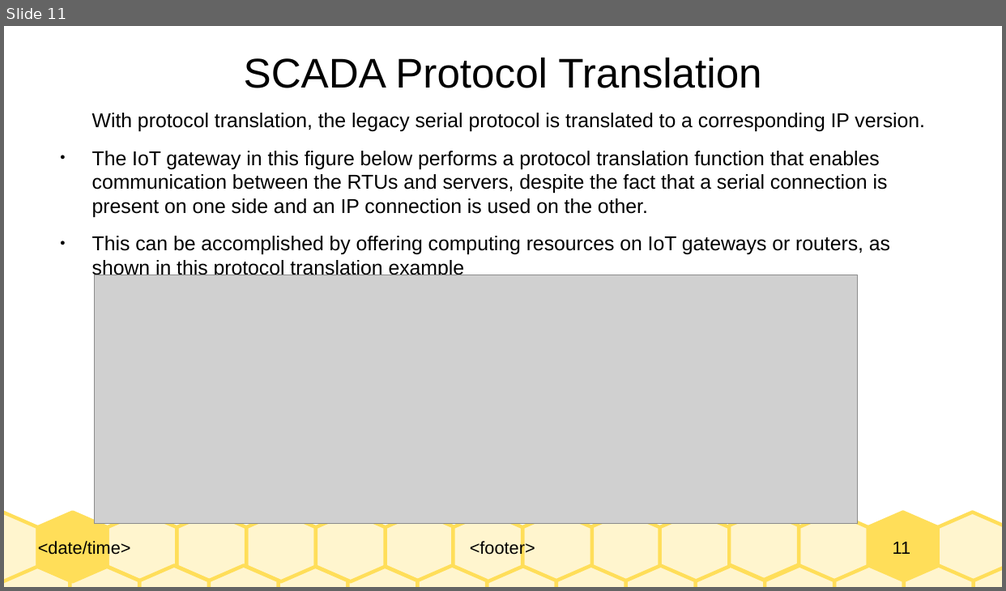
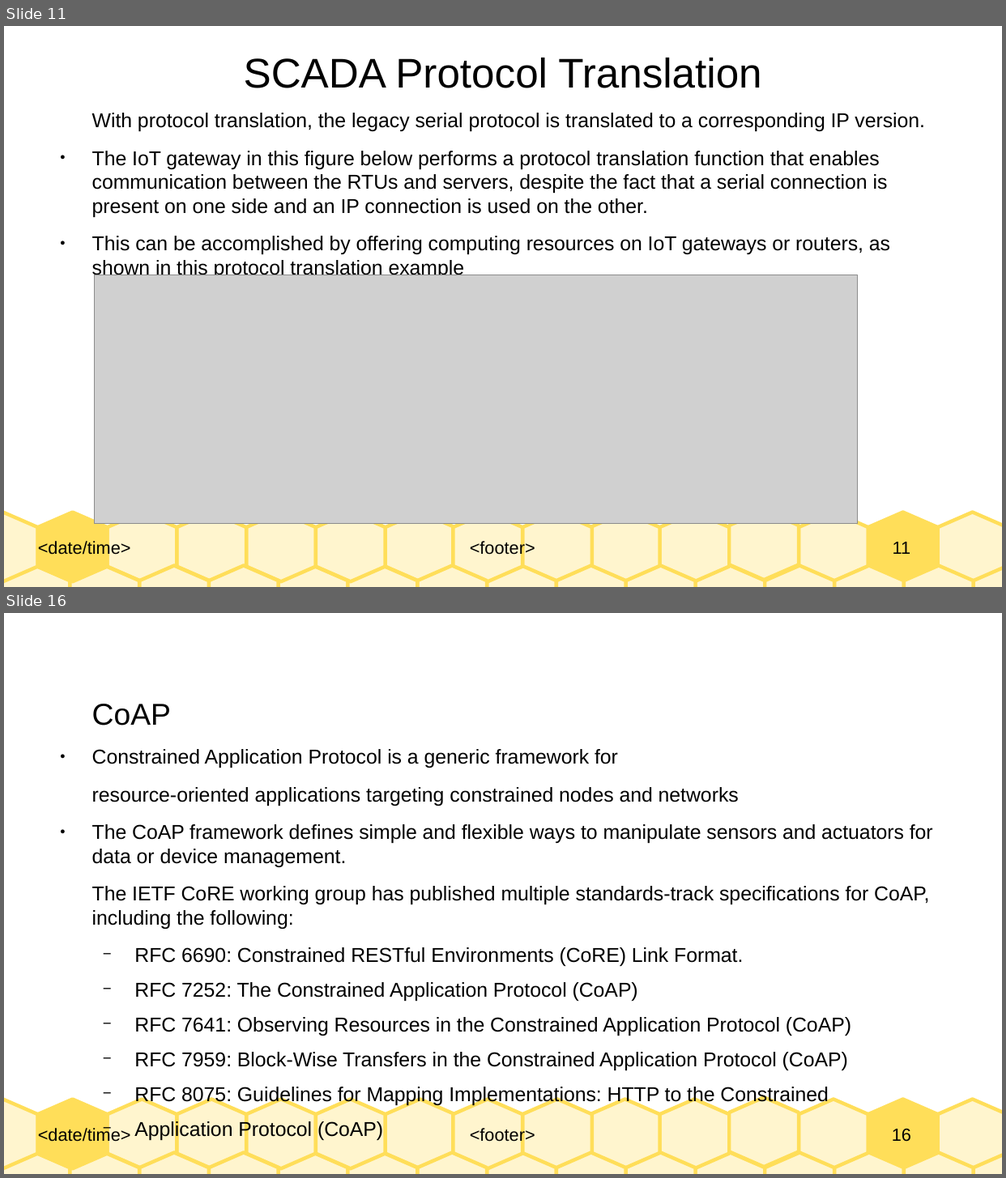
Before and after one commit to Dihfahsih1/Masters-Software-Engineering, a slide deck: yr-sem1/IoT/chapter-6-slides.odp. Shown one above the other, each under a label of ours: slide 11 before the commit, slides 11 and 16 after it; the slides between them are not shown. The pictures are 1006x591 and 1006x1178 pixels, drawn with LibreOffice and Linux fonts; fonts in the diff are those of the drawing; grey boxes stand for pictures. Boxes give left, top, right and bottom in pixels: in the first picture for what was removed or moved away, otherwise in the second. Text is boxed around its words. In the diff, an @@ line names an element or a change of style, - is before the commit and + after.

```diff
--- a/yr-sem1/IoT/chapter-6-slides.odp
+++ b/yr-sem1/IoT/chapter-6-slides.odp
@@ slide 16 added at (x1=4, y1=613, x2=1002, y2=1174), background #FFFFFF; not listed: 33 template elements that a slide beside it also shows @@
@@ text added at (x1=92, y1=704, x2=933, y2=1106), 16 pt, text #000000 @@
+CoAP
+● Constrained Application Protocol is a generic framework for
+resource-oriented applications targeting constrained nodes and networks
+● The CoAP framework defines simple and flexible ways to manipulate sensors and actuators for data or device management.
+The IETF CoRE working group has published multiple standards-track specifications for CoAP, including the following:
+  − RFC 6690: Constrained RESTful Environments (CoRE) Link Format.
+  − RFC 7252: The Constrained Application Protocol (CoAP)
+  − RFC 7641: Observing Resources in the Constrained Application Protocol (CoAP)
+  − RFC 7959: Block-Wise Transfers in the Constrained Application Protocol (CoAP)
+  − RFC 8075: Guidelines for Mapping Implementations: HTTP to the Constrained
+  − Application Protocol (CoAP)
```
Also in this commit, not shown: 11 other slides added, 1 other file.
